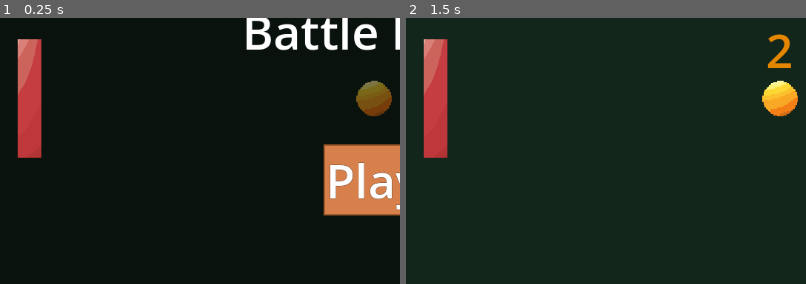
Above: before the commit, frames 1-2 (left to right).
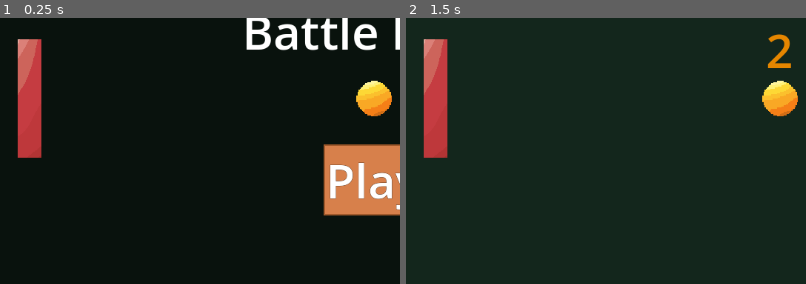
Above: after the commit, the same moments.

Repository: treegem/SweetPong
Game: Godot game, scene res://main.tscn
The game is run twice, just before and just after one commit, with the same random seed, the same clock (stepped at 60 frames per second) and the same inputs.
Inputs:
- Up to frame 1 (0.25 s): no input
- Up to frame 2 (1.5 s): click "Play" at 0.5 s; tap Enter (ui_accept) at 1.25 s; hold Up (ui_up) from 1.28 s (still down); hold Enter (ui_accept) from 1.28 s (still down)
The pictures show only the part of the screen within x 3-53%, y 35-85%; the shares and areas given below are measured in that part.

The runs differ from the first frame. In frame 1, 0.9% of the frame differs, in the area x 89-98%, y 23-37%; in frame 2, nothing differs.

Commit message:
extract ui and world as separate scene

Diff:
--- a/main.tscn
+++ b/main.tscn
@@ -1,106 +1,25 @@
-[gd_scene load_steps=14 format=3 uid="uid://br61pmryswr2u"]
+[gd_scene load_steps=8 format=3 uid="uid://br61pmryswr2u"]
 
 [ext_resource type="PackedScene" uid="uid://c1jwk3ajsu0g4" path="res://ball.tscn" id="1_coiua"]
 [ext_resource type="Script" path="res://scripts/main.gd" id="1_f34xu"]
 [ext_resource type="PackedScene" uid="uid://b3opiqrmefvoj" path="res://player_paddle.tscn" id="2_4ndp0"]
-[ext_resource type="PackedScene" uid="uid://citvf4x1ff0bw" path="res://wall.tscn" id="3_ego6x"]
-[ext_resource type="Script" path="res://scripts/PlayerScore.gd" id="3_jbhdc"]
-[ext_resource type="Script" path="res://scripts/EnemyScore.gd" id="4_wxum1"]
-[ext_resource type="Script" path="res://scripts/CountdownLabel.gd" id="5_bka5m"]
-[ext_resource type="PackedScene" uid="uid://cf8aqhigmevk5" path="res://menu.tscn" id="6_34ip2"]
+[ext_resource type="PackedScene" uid="uid://4hvv3rgv647s" path="res://world.tscn" id="2_xdd68"]
+[ext_resource type="PackedScene" uid="uid://elxaphnhs724" path="res://ui.tscn" id="3_dc5lp"]
 [ext_resource type="PackedScene" uid="uid://bka4tnjrvfs8v" path="res://SoundService.tscn" id="7_em0qt"]
 [ext_resource type="PackedScene" uid="uid://cpx650nspqpo0" path="res://enemy_paddle.tscn" id="8_2u437"]
-
-[sub_resource type="LabelSettings" id="LabelSettings_gi34m"]
-font_size = 64
-font_color = Color(0.682353, 0.682353, 0.682353, 1)
-outline_size = 2
-outline_color = Color(0, 0, 0, 1)
-
-[sub_resource type="RectangleShape2D" id="RectangleShape2D_ml3p6"]
-size = Vector2(17.5, 720)
-
-[sub_resource type="LabelSettings" id="LabelSettings_f86xu"]
-font_size = 64
-font_color = Color(0.898039, 0.52549, 0, 1)
 
 [node name="Main" type="Node"]
 script = ExtResource("1_f34xu")
 
+[node name="World" parent="." instance=ExtResource("2_xdd68")]
+
+[node name="UI" parent="." instance=ExtResource("3_dc5lp")]
+
 [node name="SoundService" parent="." instance=ExtResource("7_em0qt")]
-
-[node name="ColorRect" type="ColorRect" parent="."]
-anchors_preset = 15
-anchor_right = 1.0
-anchor_bottom = 1.0
-grow_horizontal = 2
-grow_vertical = 2
-color = Color(0.0745098, 0.14902, 0.109804, 1)
-
-[node name="PlayerScore" type="Label" parent="."]
-anchors_preset = 1
-anchor_left = 1.0
-anchor_right = 1.0
-offset_left = -240.0
-offset_top = 40.0
-offset_right = -200.0
-offset_bottom = 131.0
-grow_horizontal = 0
-text = "0"
-label_settings = SubResource("LabelSettings_gi34m")
-horizontal_alignment = 1
-vertical_alignment = 1
-script = ExtResource("3_jbhdc")
-
-[node name="EnemyScore" type="Label" parent="."]
-offset_left = 200.0
-offset_top = 40.0
-offset_right = 240.0
-offset_bottom = 131.0
-text = "0"
-label_settings = SubResource("LabelSettings_gi34m")
-horizontal_alignment = 1
-vertical_alignment = 1
-script = ExtResource("4_wxum1")
 
 [node name="Ball" parent="." instance=ExtResource("1_coiua")]
 position = Vector2(540, 360)
 scale = Vector2(1.5, 1.5)
-
-[node name="Ceiling" parent="." instance=ExtResource("3_ego6x")]
-position = Vector2(0, -10)
-
-[node name="Floor" parent="." instance=ExtResource("3_ego6x")]
-position = Vector2(0, 730)
-
-[node name="PlayerGoal" type="Area2D" parent="."]
-
-[node name="CollisionShape2D" type="CollisionShape2D" parent="PlayerGoal"]
-position = Vector2(1088.75, 360)
-shape = SubResource("RectangleShape2D_ml3p6")
-
-[node name="EnemyGoal" type="Area2D" parent="."]
-position = Vector2(0, 2)
-
-[node name="CollisionShape2D" type="CollisionShape2D" parent="EnemyGoal"]
-position = Vector2(-8.5, 358)
-shape = SubResource("RectangleShape2D_ml3p6")
-
-[node name="CountdownLabel" type="Label" parent="."]
-visible = false
-offset_left = 521.0
-offset_top = 250.0
-offset_right = 561.0
-offset_bottom = 341.0
-text = "0"
-label_settings = SubResource("LabelSettings_f86xu")
-script = ExtResource("5_bka5m")
-
-[node name="CountdownTimer" type="Timer" parent="CountdownLabel"]
-wait_time = 2.0
-one_shot = true
-
-[node name="Menu" parent="." instance=ExtResource("6_34ip2")]
 
 [node name="PlayerPaddle" parent="." instance=ExtResource("2_4ndp0")]
 position = Vector2(1005, 360)
@@ -108,19 +27,15 @@
 [node name="EnemyPaddle" parent="." instance=ExtResource("8_2u437")]
 position = Vector2(75, 360)
 
-[connection signal="enemy_scored" from="." to="EnemyScore" method="_on_main_enemy_scored"]
+[connection signal="enemy_scored" from="." to="UI" method="update_enemy_score"]
 [connection signal="new_round_started" from="." to="Ball" method="reset"]
-[connection signal="new_round_started" from="." to="CountdownLabel" method="count_down"]
-[connection signal="new_round_started" from="." to="Menu" method="_on_main_new_round_started"]
 [connection signal="player_loses" from="." to="SoundService" method="play_lose_sound"]
-[connection signal="player_loses" from="." to="Menu" method="display_player_loses"]
-[connection signal="player_scored" from="." to="PlayerScore" method="_on_main_player_scored"]
+[connection signal="player_scored" from="." to="UI" method="update_player_score"]
 [connection signal="player_wins" from="." to="SoundService" method="play_win_sound"]
-[connection signal="player_wins" from="." to="Menu" method="display_player_wins"]
+[connection signal="enemy_scored" from="World" to="." method="_on_enemy_scored"]
+[connection signal="player_scored" from="World" to="." method="_on_player_scored"]
+[connection signal="countdown_timer_timeout" from="UI" to="Ball" method="_on_coutndown_timer_timeout"]
+[connection signal="new_game_started" from="UI" to="." method="reset_scores"]
+[connection signal="new_game_started" from="UI" to="." method="start_new_round"]
 [connection signal="hit_enemy" from="Ball" to="SoundService" method="play_enemy_sound"]
 [connection signal="hit_player" from="Ball" to="SoundService" method="play_player_sound"]
-[connection signal="body_entered" from="PlayerGoal" to="." method="_on_player_goal_body_entered"]
-[connection signal="body_entered" from="EnemyGoal" to="." method="_on_enemy_goal_body_entered"]
-[connection signal="timeout" from="CountdownLabel/CountdownTimer" to="Ball" method="_on_coutndown_timer_timeout"]
-[connection signal="timeout" from="CountdownLabel/CountdownTimer" to="CountdownLabel" method="_on_coutndown_timer_timeout"]
-[connection signal="play_button_pressed" from="Menu" to="." method="_on_menu_play_button_pressed"]
--- a/menu.tscn
+++ b/menu.tscn
@@ -6,7 +6,7 @@
 [sub_resource type="StyleBoxFlat" id="StyleBoxFlat_kmg3r"]
 bg_color = Color(0.917647, 0.6, 0.345098, 1)
 
-[node name="DarkOverlay" type="ColorRect"]
+[node name="Menu" type="ColorRect"]
 anchors_preset = 15
 anchor_right = 1.0
 anchor_bottom = 1.0
@@ -52,4 +52,5 @@
 theme_override_font_sizes/font_size = 64
 text = "Battle Pong"
 
+[connection signal="new_game_started" from="." to="." method="_on_new_game_started"]
 [connection signal="pressed" from="PlayButton" to="." method="_on_play_button_pressed"]
--- /dev/null
+++ b/score.tscn
@@ -0,0 +1,8 @@
+[gd_scene load_steps=2 format=3 uid="uid://c8648rg6y3ttx"]
+
+[ext_resource type="Script" path="res://scripts/score.gd" id="1_u1e3v"]
+
+[node name="Score" type="Label"]
+offset_right = 40.0
+offset_bottom = 23.0
+script = ExtResource("1_u1e3v")
--- a/scripts/EnemyScore.gd
+++ /dev/null
@@ -1,5 +0,0 @@
-extends Label
-
-
-func _on_main_enemy_scored(score):
-	text = str(score)
--- a/scripts/PlayerScore.gd
+++ /dev/null
@@ -1,5 +0,0 @@
-extends Label
-
-
-func _on_main_player_scored(score):
-	text = str(score)
--- a/scripts/main.gd
+++ b/scripts/main.gd
@@ -14,13 +14,13 @@
 func _ready():
 	$EnemyPaddle.set_target($Ball)
 
-func _on_player_goal_body_entered(body):
+func _on_enemy_scored(body):
 	if body is Ball:
 		enemyScore += 1
 		proceed_after_goal()
 		emit_signal("enemy_scored", enemyScore)
 
-func _on_enemy_goal_body_entered(body):
+func _on_player_scored(body):
 	if body is Ball:
 		playerScore += 1
 		proceed_after_goal()
@@ -28,16 +28,16 @@
 
 func proceed_after_goal():
 	if playerScore == MAX_SCORE:
-		emit_signal("player_wins")
+		$UI.show_player_won()
 	elif enemyScore == MAX_SCORE:
-		emit_signal("player_loses")
+		$UI.show_player_lost()
 	else:
-		emit_signal("new_round_started")
+		start_new_round()
 
 func reset_scores():
 	playerScore = 0
 	enemyScore = 0
 
-func _on_menu_play_button_pressed():
-	reset_scores()
-	emit_signal("new_round_started")
+func start_new_round():
+	$Ball.reset()
+	$UI.count_down()
--- a/scripts/menu.gd
+++ b/scripts/menu.gd
@@ -1,21 +1,22 @@
 extends ColorRect
 
-signal play_button_pressed
+signal new_game_started
 
-func _on_play_button_pressed():
-	emit_signal("play_button_pressed")
+func _on_new_game_started():
+	hide()
 
 func _unhandled_input(event: InputEvent):
 	if event.is_action_pressed("ui_accept") and visible:
-		emit_signal("play_button_pressed")
+		emit_signal("new_game_started")
 
-func display_player_wins():
+func display_player_won():
 	$Label.text = "You win"
 	show()
 
-func display_player_loses():
+func display_player_lost():
 	$Label.text = "You lose"
 	show()
 
-func _on_main_new_round_started():
-	hide()
+
+func _on_play_button_pressed():
+	emit_signal("new_game_started")
--- /dev/null
+++ b/scripts/score.gd
@@ -0,0 +1,12 @@
+extends Label
+
+class_name Score
+
+func _ready():
+	update_visible_score(0)
+
+func reset_score():
+	update_visible_score(0)
+
+func update_visible_score(newScore: int):
+	text = str(newScore)
--- /dev/null
+++ b/scripts/ui.gd
@@ -0,0 +1,31 @@
+extends Node
+
+signal countdown_timer_timeout
+signal new_game_started
+
+func _on_countdown_timer_timeout():
+	emit_signal("countdown_timer_timeout")
+
+
+func _on_menu_new_game_started():
+	emit_signal("new_game_started")
+
+
+func update_enemy_score(newScore: int):
+	$EnemyScore.update_visible_score(newScore)
+
+
+func update_player_score(newScore: int):
+	$PlayerScore.update_visible_score(newScore)
+
+
+func show_player_lost():
+	$Menu.display_player_lost()
+
+
+func show_player_won():
+	$Menu.display_player_won()
+
+
+func count_down():
+	$CountdownLabel.count_down()
--- /dev/null
+++ b/scripts/world.gd
@@ -0,0 +1,11 @@
+extends Node
+
+signal player_scored(body)
+signal enemy_scored(body)
+
+func _on_enemy_goal_body_entered(body):
+	emit_signal("player_scored", body)
+
+
+func _on_player_goal_body_entered(body):
+	emit_signal("enemy_scored", body)
--- /dev/null
+++ b/ui.tscn
@@ -0,0 +1,68 @@
+[gd_scene load_steps=7 format=3 uid="uid://elxaphnhs724"]
+
+[ext_resource type="Script" path="res://scripts/ui.gd" id="1_r0ggl"]
+[ext_resource type="Script" path="res://scripts/score.gd" id="2_in3ue"]
+[ext_resource type="PackedScene" uid="uid://cf8aqhigmevk5" path="res://menu.tscn" id="3_hkope"]
+[ext_resource type="Script" path="res://scripts/CountdownLabel.gd" id="4_5wg1k"]
+
+[sub_resource type="LabelSettings" id="LabelSettings_gi34m"]
+font_size = 64
+font_color = Color(0.682353, 0.682353, 0.682353, 1)
+outline_size = 2
+outline_color = Color(0, 0, 0, 1)
+
+[sub_resource type="LabelSettings" id="LabelSettings_f86xu"]
+font_size = 64
+font_color = Color(0.898039, 0.52549, 0, 1)
+
+[node name="UI" type="Node"]
+script = ExtResource("1_r0ggl")
+
+[node name="PlayerScore" type="Label" parent="."]
+anchors_preset = 1
+anchor_left = 1.0
+anchor_right = 1.0
+offset_left = -240.0
+offset_top = 40.0
+offset_right = -200.0
+offset_bottom = 131.0
+grow_horizontal = 0
+text = "0"
+label_settings = SubResource("LabelSettings_gi34m")
+horizontal_alignment = 1
+vertical_alignment = 1
+script = ExtResource("2_in3ue")
+
+[node name="EnemyScore" type="Label" parent="."]
+offset_left = 200.0
+offset_top = 40.0
+offset_right = 240.0
+offset_bottom = 131.0
+text = "0"
+label_settings = SubResource("LabelSettings_gi34m")
+horizontal_alignment = 1
+vertical_alignment = 1
+script = ExtResource("2_in3ue")
+
+[node name="Menu" parent="." instance=ExtResource("3_hkope")]
+
+[node name="CountdownLabel" type="Label" parent="."]
+visible = false
+offset_left = 521.0
+offset_top = 250.0
+offset_right = 561.0
+offset_bottom = 341.0
+text = "0"
+label_settings = SubResource("LabelSettings_f86xu")
+script = ExtResource("4_5wg1k")
+
+[node name="CountdownTimer" type="Timer" parent="CountdownLabel"]
+wait_time = 2.0
+one_shot = true
+
+[connection signal="new_game_started" from="Menu" to="." method="_on_menu_new_game_started"]
+[connection signal="new_game_started" from="Menu" to="PlayerScore" method="reset_score"]
+[connection signal="new_game_started" from="Menu" to="EnemyScore" method="reset_score"]
+[connection signal="new_game_started" from="Menu" to="CountdownLabel" method="count_down"]
+[connection signal="timeout" from="CountdownLabel/CountdownTimer" to="." method="_on_countdown_timer_timeout"]
+[connection signal="timeout" from="CountdownLabel/CountdownTimer" to="CountdownLabel" method="_on_coutndown_timer_timeout"]
--- /dev/null
+++ b/world.tscn
@@ -0,0 +1,40 @@
+[gd_scene load_steps=4 format=3 uid="uid://4hvv3rgv647s"]
+
+[ext_resource type="PackedScene" uid="uid://citvf4x1ff0bw" path="res://wall.tscn" id="1_c73xg"]
+[ext_resource type="Script" path="res://scripts/world.gd" id="1_ffd8f"]
+
+[sub_resource type="RectangleShape2D" id="RectangleShape2D_ml3p6"]
+size = Vector2(17.5, 720)
+
+[node name="World" type="Node"]
+script = ExtResource("1_ffd8f")
+
+[node name="EnemyGoal" type="Area2D" parent="."]
+position = Vector2(0, 2)
+
+[node name="CollisionShape2D" type="CollisionShape2D" parent="EnemyGoal"]
+position = Vector2(-8.5, 358)
+shape = SubResource("RectangleShape2D_ml3p6")
+
+[node name="ColorRect" type="ColorRect" parent="."]
+anchors_preset = 15
+anchor_right = 1.0
+anchor_bottom = 1.0
+grow_horizontal = 2
+grow_vertical = 2
+color = Color(0.0745098, 0.14902, 0.109804, 1)
+
+[node name="Ceiling" parent="." instance=ExtResource("1_c73xg")]
+position = Vector2(0, -10)
+
+[node name="Floor" parent="." instance=ExtResource("1_c73xg")]
+position = Vector2(0, 730)
+
+[node name="PlayerGoal" type="Area2D" parent="."]
+
+[node name="CollisionShape2D" type="CollisionShape2D" parent="PlayerGoal"]
+position = Vector2(1088.75, 360)
+shape = SubResource("RectangleShape2D_ml3p6")
+
+[connection signal="body_entered" from="EnemyGoal" to="." method="_on_enemy_goal_body_entered"]
+[connection signal="body_entered" from="PlayerGoal" to="." method="_on_player_goal_body_entered"]
Not shown, changed: export_presets.cfg
